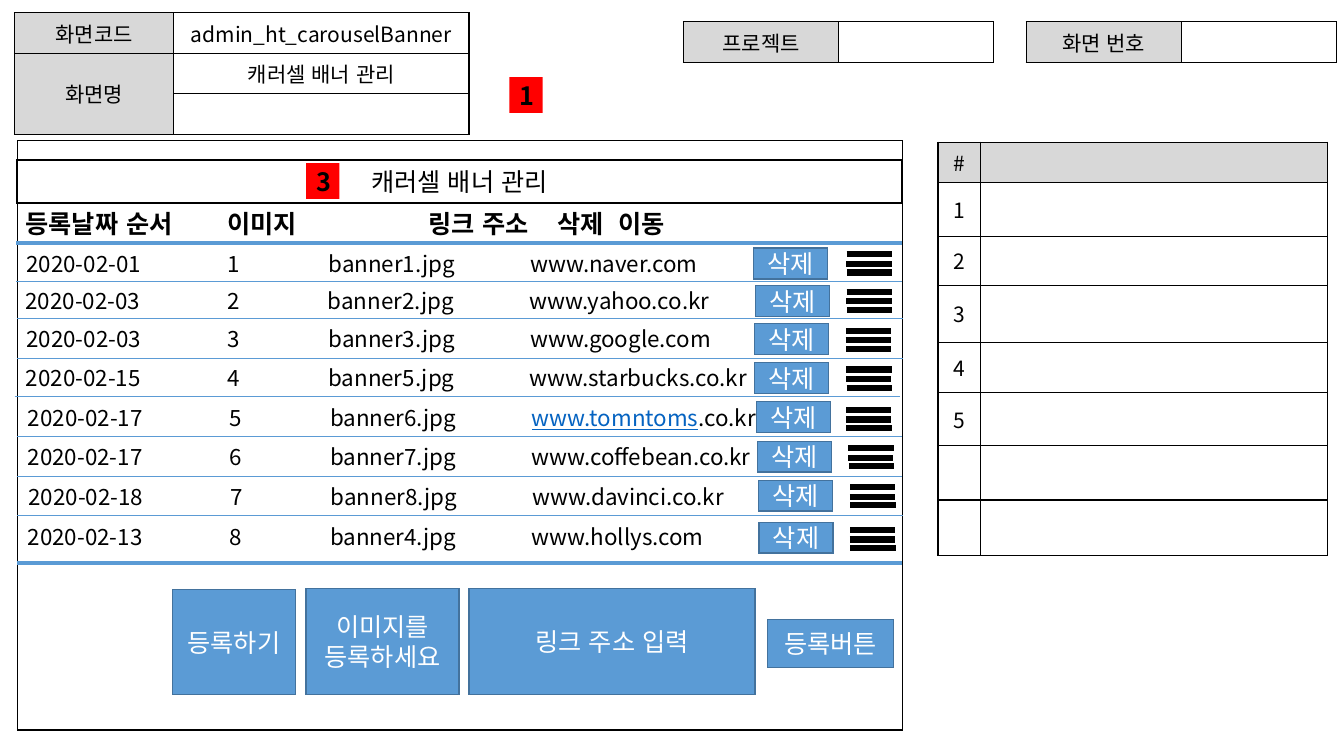
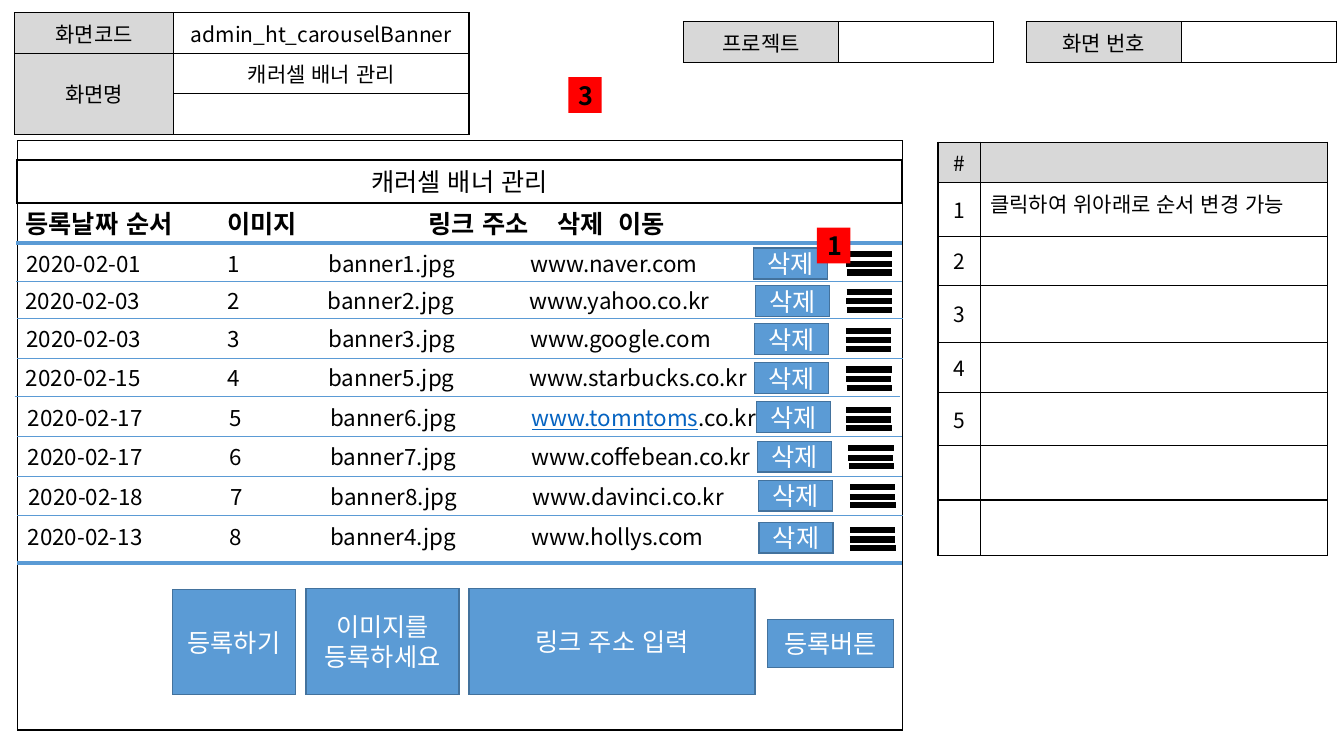
Before and after one commit to ezenteam2/RentalEquip, a slide deck: slide 13 of 0 발표용 파워포인트/project04 - 파워포인트 종합 - 현태.pptx. Drawn at 1344x756 pixels with LibreOffice and Linux fonts; fonts in the diff are those of the drawing. Boxes give left, top, right and bottom in pixels: in the first picture for what was removed or moved away, otherwise in the second. Text is boxed around its words. In the diff, an @@ line names an element or a change of style, - is before the commit and + after.

```diff
--- a/0 발표용 파워포인트/project04 - 파워포인트 종합 - 현태.pptx
+++ b/0 발표용 파워포인트/project04 - 파워포인트 종합 - 현태.pptx
@@ rectangle "3": place and size @@
-rectangle "3" at <box>307,163,340,199</box>
+rectangle "3" at <box>569,78,602,113</box>
@@ table at <box>939,142,1328,552</box> @@
-row 2, column 2: 
+row 2, column 2: 클릭하여 위아래로 순서 변경 가능
@@ rectangle "1": place and size @@
-rectangle "1" at <box>509,78,542,113</box>
+rectangle "1" at <box>817,228,850,263</box>
```
Also in this commit, not shown: 2 other files.
